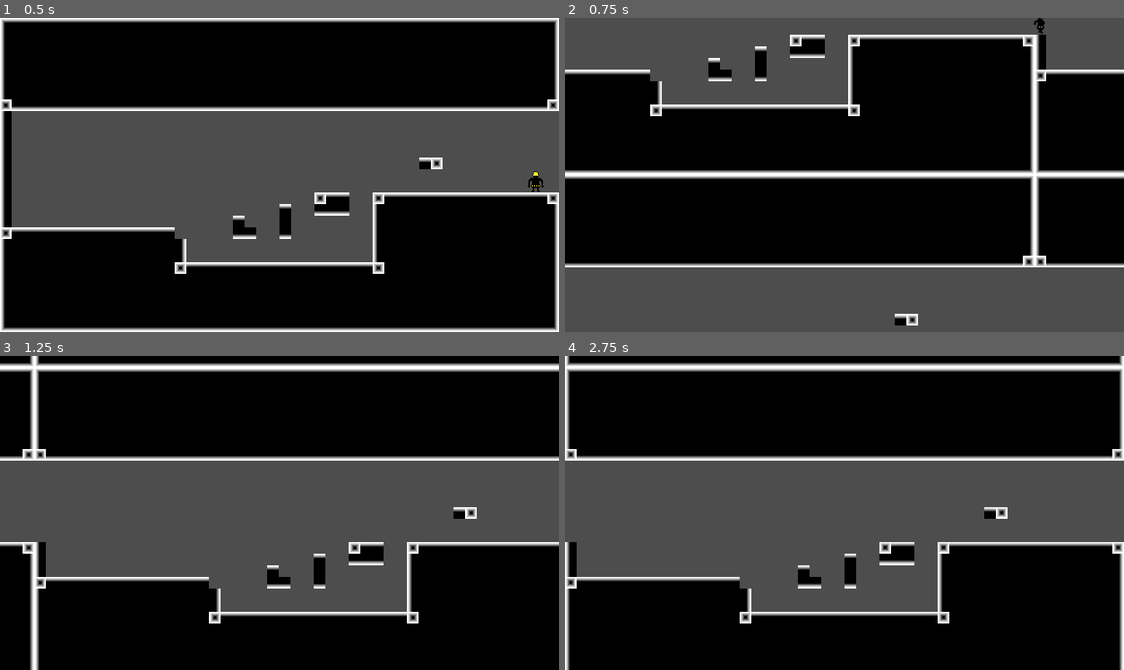
Above: before the commit, frames 1-4 (two rows, left to right).
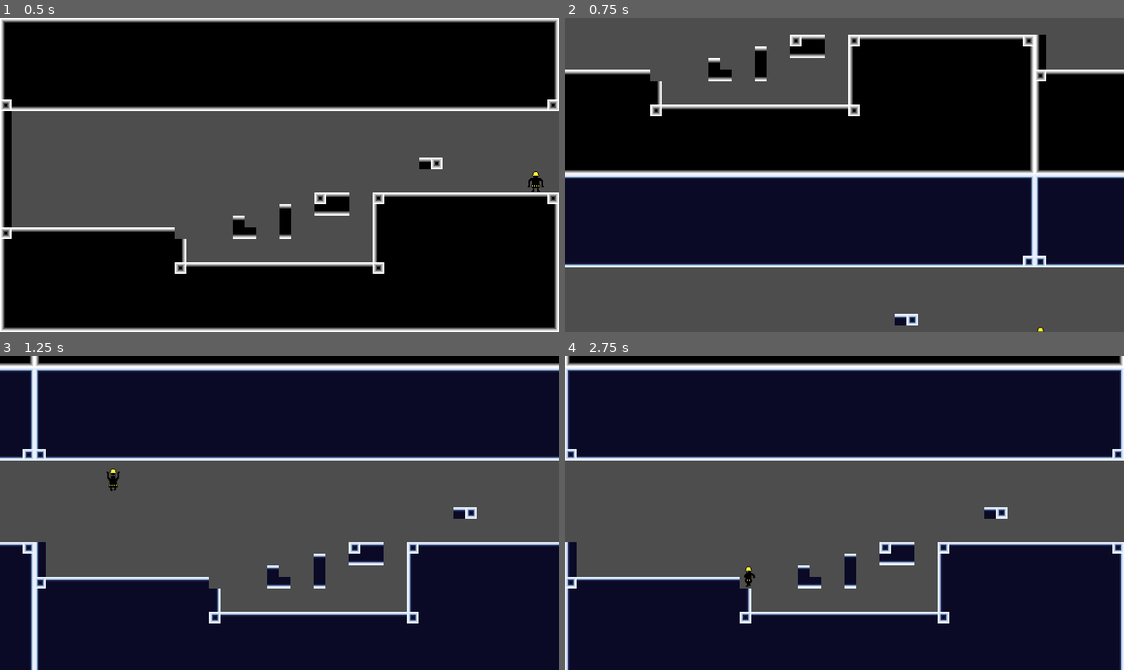
Above: after the commit, the same moments.

Repository: jaredinyaagha1/SuperAnomalyRepairman
Game: Godot game, scene res://scenes/main.tscn
Same seed, same stepped clock (60 frames per second), same inputs: the game is played once before the commit and once after it.
Inputs:
- Up to frame 1 (0.5 s): no input
- Up to frame 2 (0.75 s): tap Enter at 0.5 s; hold D (move_right) from 0.53 s (still down); tap S (travel_future) at 0.6 s
- Up to frame 3 (1.25 s): keep holding D (move_right); tap Space (jump) at 0.77 s
- Up to frame 4 (2.75 s): tap W (travel_past) at 1.35 s; tap Space (jump) at 1.52 s; release D (move_right) at 2.03 s; hold A (move_left) from 2.03 s (still down); tap S (travel_future) at 2.1 s

Frame 1 is identical in both runs. In frame 2, 28% of the frame differs, in the area x 0-100%, y 0-100%; in frame 3, 58%; in frame 4, 59%, in the area x 0-100%, y 3-100%.
Error before the commit: Attempt to call function 'connect' in base 'null instance' on a null instance. (res://scenes/main.gd:9)

Commit message:
Actully added palettes

Diff:
--- a/scenes/level.tscn
+++ b/scenes/level.tscn
@@ -1,10 +1,22 @@
-[gd_scene load_steps=2 format=4 uid="uid://vs6e7ae8yb4t"]
+[gd_scene load_steps=7 format=4 uid="uid://vs6e7ae8yb4t"]
 
 [ext_resource type="TileSet" uid="uid://0s7eubvxqipk" path="res://resources/present.tres" id="1_2q6dc"]
+[ext_resource type="Texture2D" uid="uid://cy8nmr24xi7a7" path="res://assets/palettes/past.png" id="2_mx8sn"]
+[ext_resource type="Shader" uid="uid://cj4oeu0a6gmqq" path="res://fx/palette_swap.gdshader" id="2_w8frs"]
+[ext_resource type="Texture2D" uid="uid://cgxtp5xxbra1v" path="res://assets/palettes/future.png" id="3_mx8sn"]
+
+[sub_resource type="ShaderMaterial" id="ShaderMaterial_2r41h"]
+shader = ExtResource("2_w8frs")
+shader_parameter/palette = ExtResource("2_mx8sn")
+
+[sub_resource type="ShaderMaterial" id="ShaderMaterial_ppgk2"]
+shader = ExtResource("2_w8frs")
+shader_parameter/palette = ExtResource("3_mx8sn")
 
 [node name="Level" type="Node2D"]
 
 [node name="PastMapLayer" type="TileMapLayer" parent="."]
+material = SubResource("ShaderMaterial_2r41h")
 position = Vector2(0, -8)
 tile_map_data = PackedByteArray("AADo/9j/AAADAAsAAADo/9n/AAADAAwAAADo/9r/AAADAAwAAADo/9v/AAADAAwAAADo/9z/AAADAAwAAADo/9 …(40224 unchanged characters)…
 tile_set = ExtResource("1_2q6dc")
@@ -15,6 +27,7 @@
 tile_set = ExtResource("1_2q6dc")
 
 [node name="FutureMapLapyer" type="TileMapLayer" parent="."]
+material = SubResource("ShaderMaterial_ppgk2")
 position = Vector2(0, -8)
 tile_map_data = PackedByteArray("AADo/w4AAAADAAsAAADo/w8AAAADAAwAAADo/xAAAAADAAwAAADo/xEAAAADAAwAAADo/xIAAAADAAwAAADo/x …(40224 unchanged characters)…
 tile_set = ExtResource("1_2q6dc")
--- a/scenes/main.gd
+++ b/scenes/main.gd
@@ -1,6 +1,6 @@
 extends Node
 
-@onready var player = $Pdlayer
+@onready var player = $Player
 @onready var sprite2D = $Player/Sprite2D
 
 const SCREEN_HEIGHT = 432
